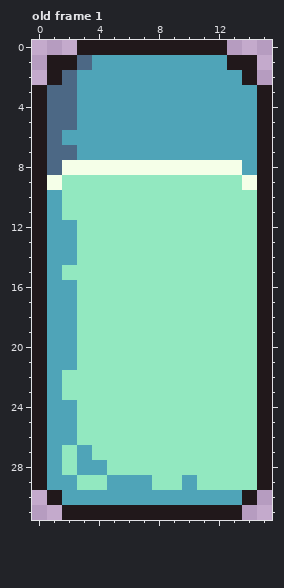
Two versions of one pixel-art file, Assets/Sprites/Block1.aseprite. That is the earlier state.
16x32 pixels, 1 frame. Shown: old frame 1. The commit also changed other frames, which this record leaves out.
After the commit:
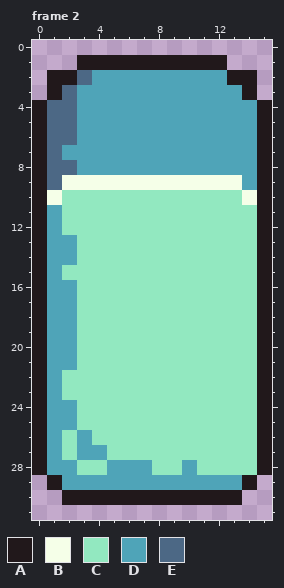
Palette (. is transparent): A #21181b  B #f5ffe8  C #92e8c0  D #4fa4b8  E #4c6885
A new or re-ordered frame is compared with the old frame closest to it.
From old to new:
frames 1 -> 5
--- frame 2 is new; against old frame 1
@@ x 0..15 @@
- 0 ...AAAAAAAAAA...
- 1 .AAEDDDDDDDDDAA.
- 2 .AEDDDDDDDDDDDA.
- 3 AEEDDDDDDDDDDDDA
+ 0 ................
+ 1 ...AAAAAAAAAA...
+ 2 .AAEDDDDDDDDDAA.
+ 3 .AEDDDDDDDDDDDA.
  4 AEEDDDDDDDDDDDDA
  5 AEEDDDDDDDDDDDDA
- 6 AEDDDDDDDDDDDDDA
- 7 AEEDDDDDDDDDDDDA
- 8 AEBBBBBBBBBBBBDA
- 9 ABCCCCCCCCCCCCBA
-10 ADCCCCCCCCCCCCCA
+ 6 AEEDDDDDDDDDDDDA
+ 7 AEDDDDDDDDDDDDDA
+ 8 AEEDDDDDDDDDDDDA
+ 9 AEBBBBBBBBBBBBDA
+10 ABCCCCCCCCCCCCBA
 11 ADCCCCCCCCCCCCCA
-12 ADDCCCCCCCCCCCCA
+12 ADCCCCCCCCCCCCCA
 13 ADDCCCCCCCCCCCCA
@@ x 0..15 @@
 25 ADDCCCCCCCCCCCCA
-26 ADDCCCCCCCCCCCCA
-27 ADCDCCCCCCCCCCCA
-28 ADCDDCCCCCCCCCCA
-29 ADDCCDDDCCDCCCCA
-30 .ADDDDDDDDDDDDA.
-31 ..AAAAAAAAAAAA..
+26 ADCDCCCCCCCCCCCA
+27 ADCDDCCCCCCCCCCA
+28 ADDCCDDDCCDCCCCA
+29 .ADDDDDDDDDDDDA.
+30 ..AAAAAAAAAAAA..
+31 ................
